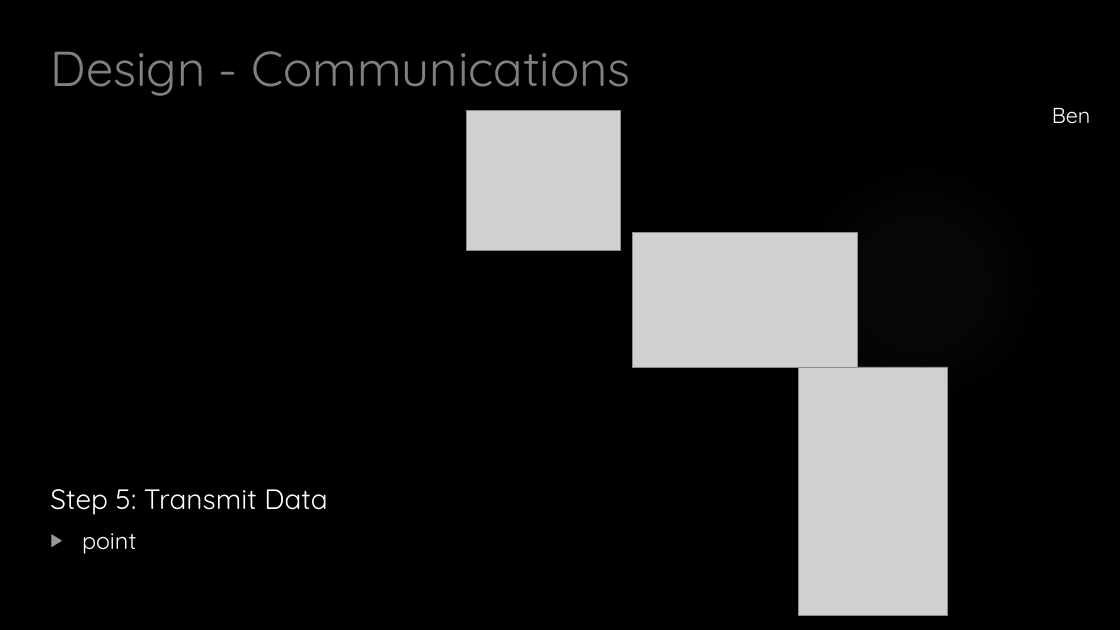
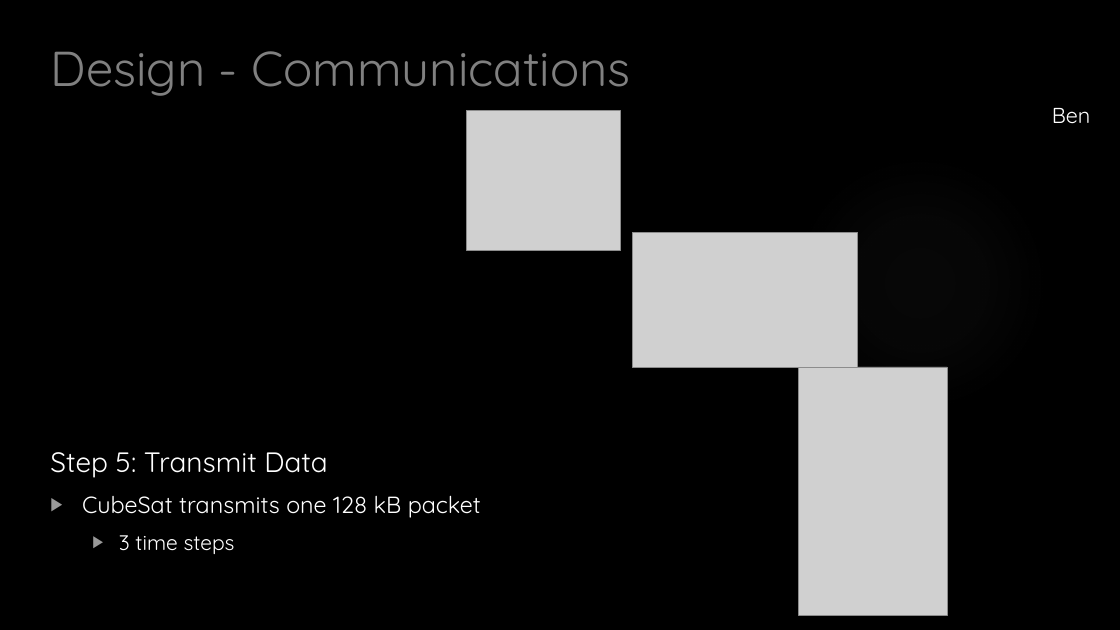
Before and after one commit to HASP-UMN/CubeSat, a slide deck: slide 24 of Presentations/CDR_Presentation.pptx. Drawn at 1120x630 pixels with LibreOffice and Linux fonts; fonts in the diff are those of the drawing; grey boxes stand for pictures; background and template pictures are left out. Boxes give left, top, right and bottom in pixels: in the first picture for what was removed or moved away, otherwise in the second. Text is boxed around its words. In the diff, an @@ line names an element or a change of style, - is before the commit and + after.

```diff
--- a/Presentations/CDR_Presentation.pptx
+++ b/Presentations/CDR_Presentation.pptx
@@ text at box(82, 495, 481, 554): text changed @@
-▶ point
+▶ CubeSat transmits one 128 kB packet
+  ▶ 3 time steps
```
Also in this commit, not shown: 3 other slides changed, 1 slide added.
